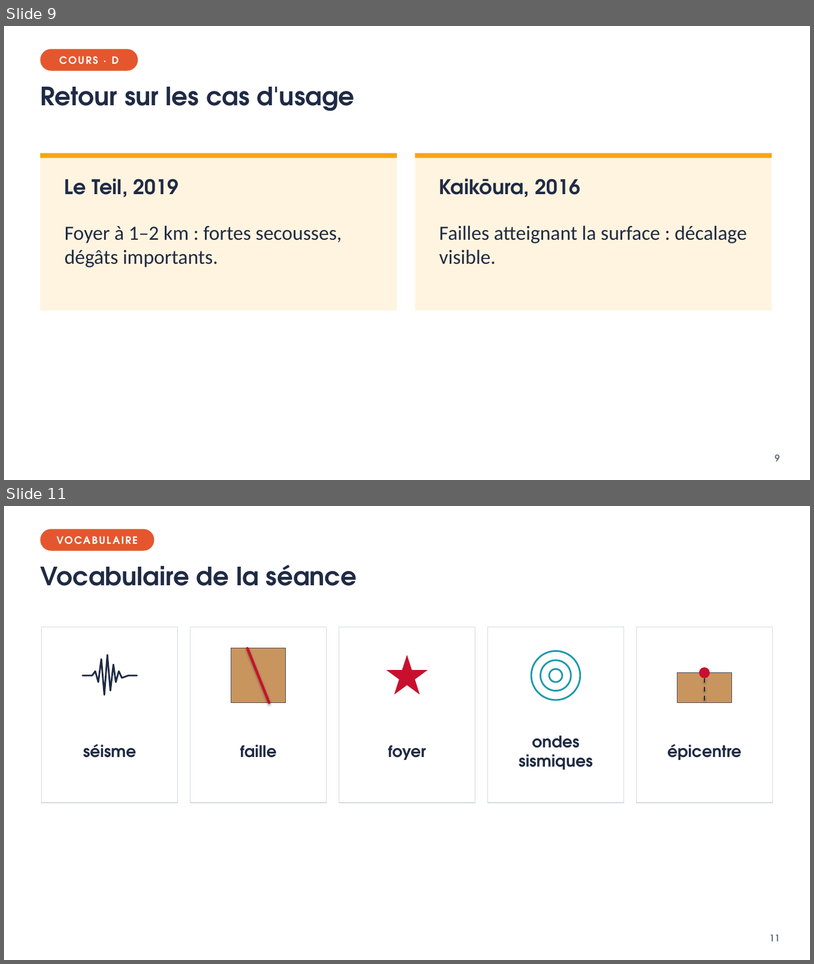
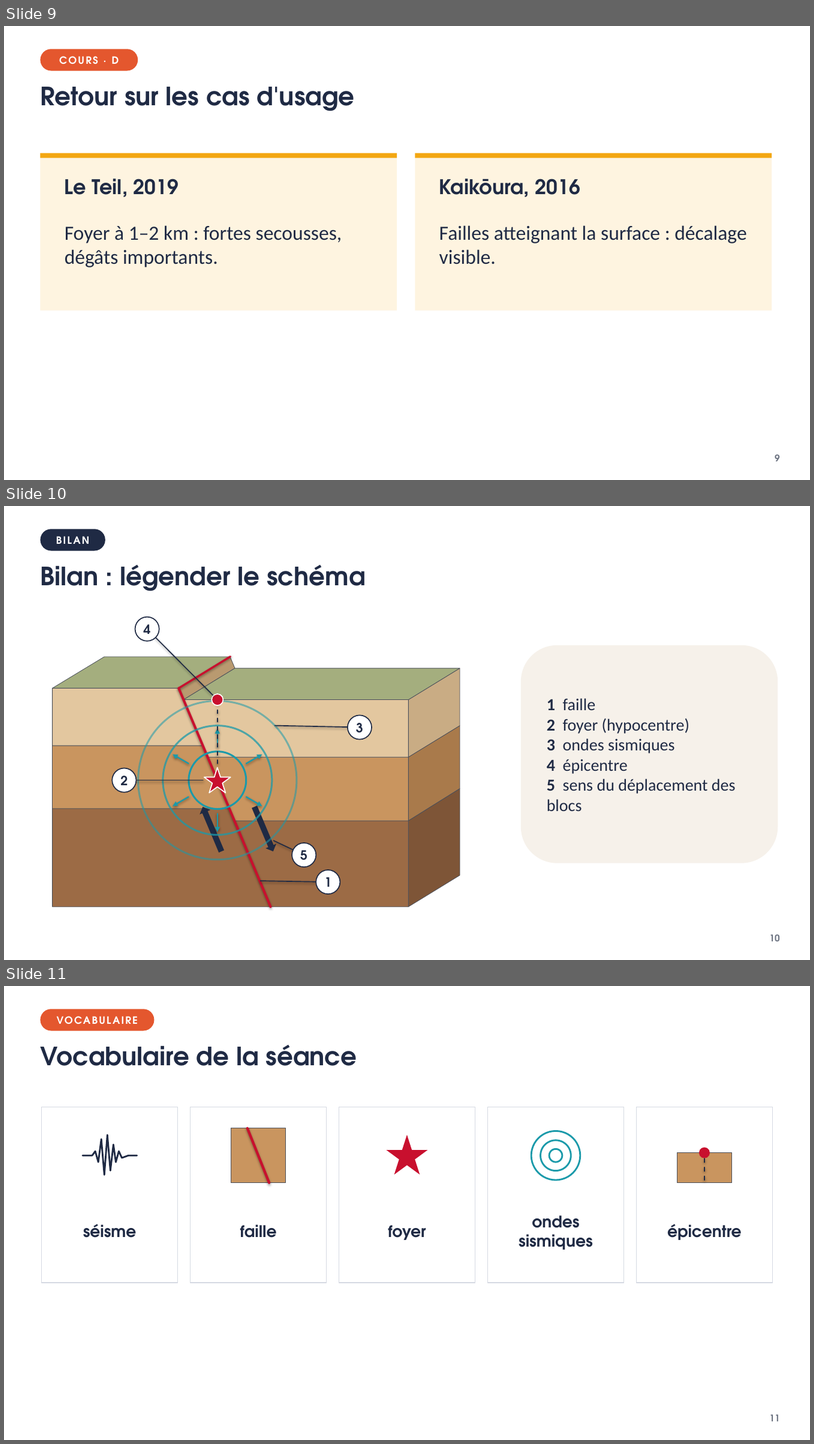
Before and after one commit to VinceIXIV/SVT-cour, a slide deck: 4e/S01-origine-des-seismes/4e-S01-diaporama.pptx. Shown one above the other, each under a label of ours: slides 9 and 11 before the commit, slides 9, 10 and 11 after it; the slides between them are not shown. The pictures are 814x964 and 814x1444 pixels, drawn with LibreOffice and Linux fonts; fonts in the diff are those of the drawing. Boxes give left, top, right and bottom in pixels: in the first picture for what was removed or moved away, otherwise in the second. Text is boxed around its words. In the diff, an @@ line names an element or a change of style, - is before the commit and + after.

```diff
--- a/4e/S01-origine-des-seismes/4e-S01-diaporama.pptx
+++ b/4e/S01-origine-des-seismes/4e-S01-diaporama.pptx
@@ slide 10 added at (4,506,810,960), background #FFFFFF @@
@@ rounded rectangle added at (40,529,105,551), fill #1F2A44, 12 pt, text #FFFFFF, bold @@
+BILAN
@@ title added at (40,565,366,591), 30 pt, text #1F2A44, bold @@
+Bilan : légender le schéma
@@ ellipse added at (135,617,159,641), fill #FFFFFF, outline #1F2A44 1.19 pt, 15.2 pt, text #1F2A44, bold @@
+4
@@ line added from (147, 629) to (213, 695), #1F2A44 1.19 pt @@
@@ rounded rectangle added at (521,645,779,863), fill #F6F1EA, 20 pt, text #1F2A44 @@
+1 faille
+2 foyer (hypocentre)
+3 ondes sismiques
+4 épicentre
+5 sens du déplacement des blocs
@@ line added from (179, 688) to (231, 657), #C8102E 2.37 pt @@
@@ ellipse added at (138,701,297,859), outline #1B9AAA 2.14 pt @@
@@ line added from (179, 688) to (271, 906), #C8102E 2.85 pt @@
@@ ellipse added at (212,694,224,705), fill #C8102E, outline #FFFFFF 1.19 pt @@
@@ line added from (218, 780) to (218, 700), #1F2A44 1.42 pt dashed @@
@@ ellipse added at (348,715,372,739), fill #FFFFFF, outline #1F2A44 1.19 pt, 15.2 pt, text #1F2A44, bold @@
+3
@@ ellipse added at (163,726,272,834), outline #1B9AAA 2.14 pt @@
@@ line added from (360, 727) to (275, 726), #1F2A44 1.19 pt @@
@@ group added at (173,728,263,831): 6 arrows @@
@@ ellipse added at (189,751,246,808), outline #1B9AAA 2.14 pt @@
@@ ellipse added at (112,768,137,792), fill #FFFFFF, outline #1F2A44 1.19 pt, 15.2 pt, text #1F2A44, bold @@
+2
@@ star added at (204,768,231,793), fill #C8102E, outline #FFFFFF 1.19 pt @@
@@ line added from (125, 780) to (203, 780), #1F2A44 1.19 pt @@
@@ right arrow added at (197,804,227,853), fill #1F2A44 @@
@@ right arrow added at (249,804,279,853), fill #1F2A44 @@
@@ group added at (53,657,460,906): 12 freeform shapes @@
@@ line added from (304, 855) to (274, 841), #1F2A44 1.19 pt @@
@@ ellipse added at (292,843,316,867), fill #FFFFFF, outline #1F2A44 1.19 pt, 15.2 pt, text #1F2A44, bold @@
+5
@@ line added from (260, 880) to (328, 882), #1F2A44 1.19 pt @@
@@ ellipse added at (316,870,341,894), fill #FFFFFF, outline #1F2A44 1.19 pt, 15.2 pt, text #1F2A44, bold @@
+1
@@ page number added at (770,934,780,941), 11 pt, text #6B7280, bold @@
+10
```
Also in this commit, not shown: 4 slides changed, 1 slide removed, 7 other files.
